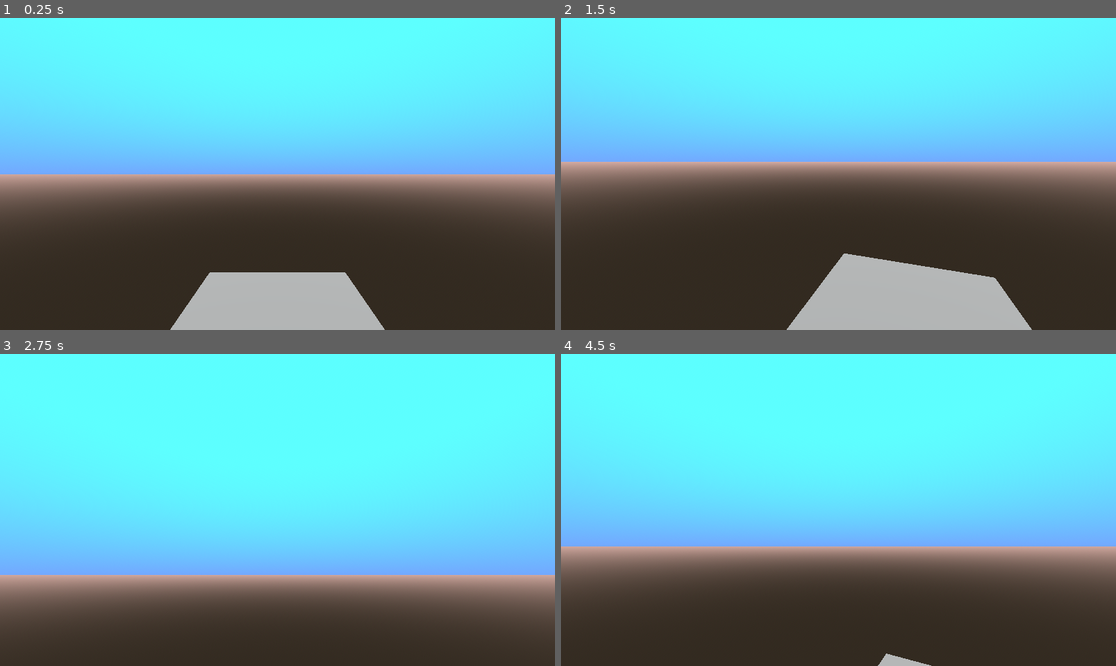
Above: before the commit, frames 1-4 (two rows, left to right).
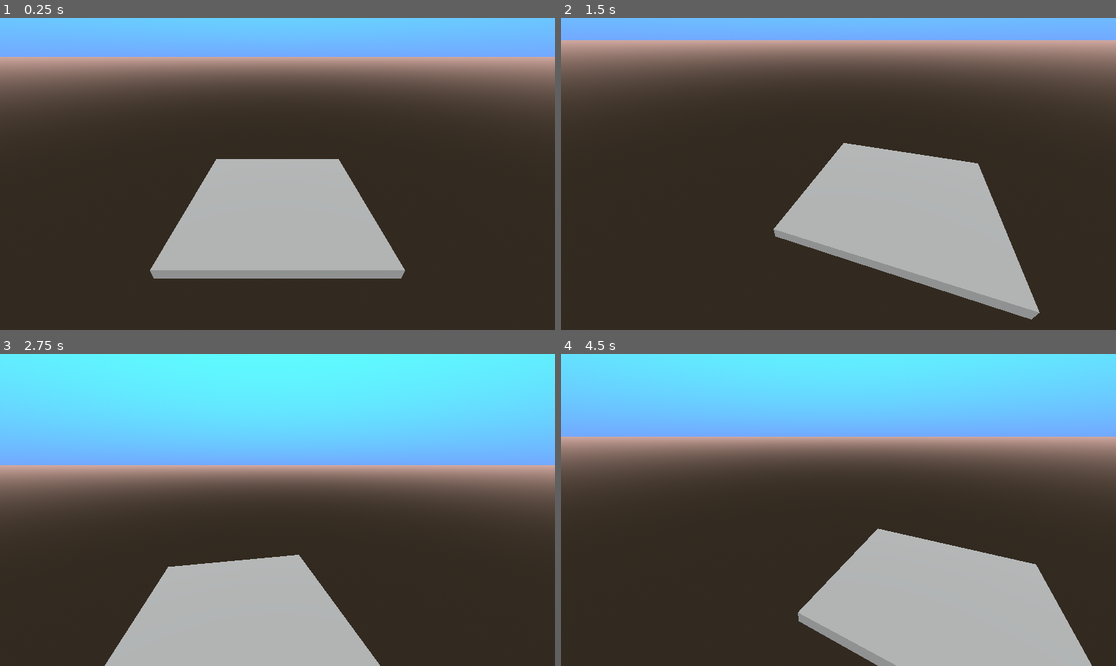
Above: after the commit, the same moments.

Repository: CE-Studio/gmtk2024
Game: Godot game, scene res://Scenes/game.tscn
The game is run twice, just before and just after one commit, with the same random seed, the same clock (stepped at 60 frames per second) and the same inputs. The project has no main scene, so this scene is started directly.
Inputs (mouse positions are in pixels of both pictures, inside the frame that each line leads up to):
- Up to frame 1 (0.25 s): no input
- Up to frame 2 (1.5 s): tap Enter at 0.5 s; move the mouse to (960, 158) at 0.52 s; move the mouse to (727, 189) at 1.27 s
- Up to frame 3 (2.75 s): move the mouse to (333, 441) at 2.02 s
- Up to frame 4 (4.5 s): move the mouse to (810, 572) at 2.77 s; move the mouse to (1005, 556) at 3.52 s; move the mouse to (672, 463) at 4.27 s

The runs differ from the first frame. In frame 1, 77% of the frame differs, in the area x 0-100%, y 0-100%; in frame 2, 74%; in frame 3, 78%; in frame 4, 83%.

Commit message:
Angle camera downward

Diff:
--- a/Scenes/game.tscn
+++ b/Scenes/game.tscn
@@ -33,7 +33,7 @@
 environment = SubResource("Environment_jsdrn")
 
 [node name="Camera3D" type="Camera3D" parent="."]
-transform = Transform3D(1, 0, 0, 0, 1, 0, 0, 0, 1, 0, 1.5, 2)
+transform = Transform3D(1, 0, 0, 0, 0.866025, 0.5, 0, -0.5, 0.866025, 0, 1.5, 2)
 script = ExtResource("1_lhxop")
 
 [node name="MeshInstance3D" type="MeshInstance3D" parent="."]
--- a/Scripts/CameraTilt.gd
+++ b/Scripts/CameraTilt.gd
@@ -6,8 +6,11 @@
 const cam_smooth_rate:float = 10.0
 
 
+var origin_rot:Vector3
+
+
 func _ready():
-	pass # Replace with function body.
+	origin_rot = rotation_degrees
 
 
 func _process(delta):
@@ -17,7 +20,7 @@
 	rangeX = abs(clampf(rangeX, 0.0, 1.0) - 1.0)
 	var rangeY:float = inverse_lerp(0.0, viewport_size.y, mouse_pos.y)
 	rangeY = abs(clampf(rangeY, 0.0, 1.0) - 1.0)
-	var target_rot_x = lerpf(-cam_range_X, cam_range_X, rangeX)
+	var target_rot_x = lerpf(origin_rot.y - cam_range_X, origin_rot.y + cam_range_X, rangeX)
 	rotation_degrees.y = lerpf(rotation_degrees.y, target_rot_x, delta * cam_smooth_rate)
-	var target_rot_y = lerpf(-cam_range_Y, cam_range_Y, rangeY)
+	var target_rot_y = lerpf(origin_rot.x - cam_range_Y, origin_rot.x + cam_range_Y, rangeY)
 	rotation_degrees.x = lerpf(rotation_degrees.x, target_rot_y, delta * cam_smooth_rate)
